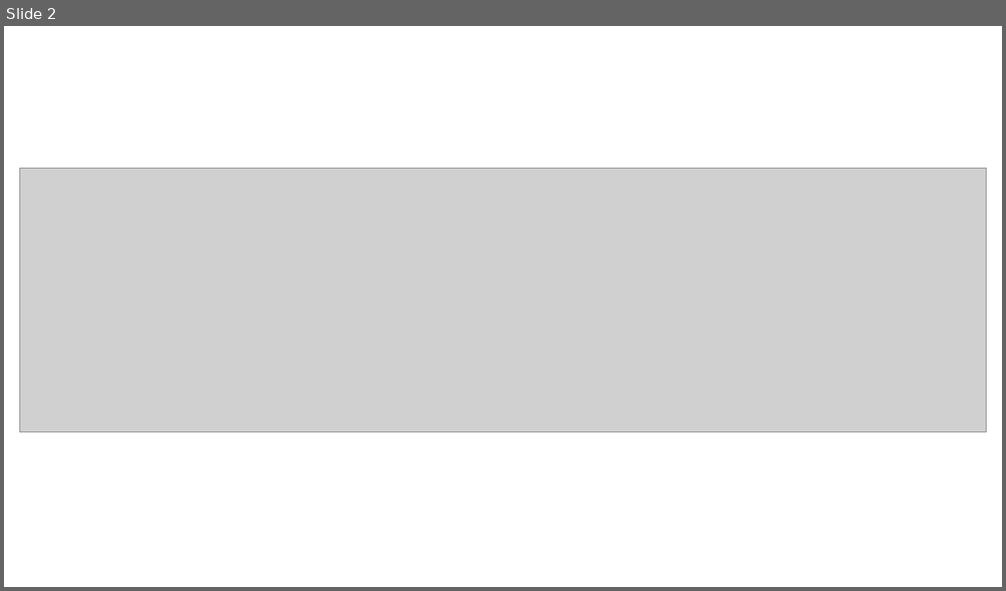
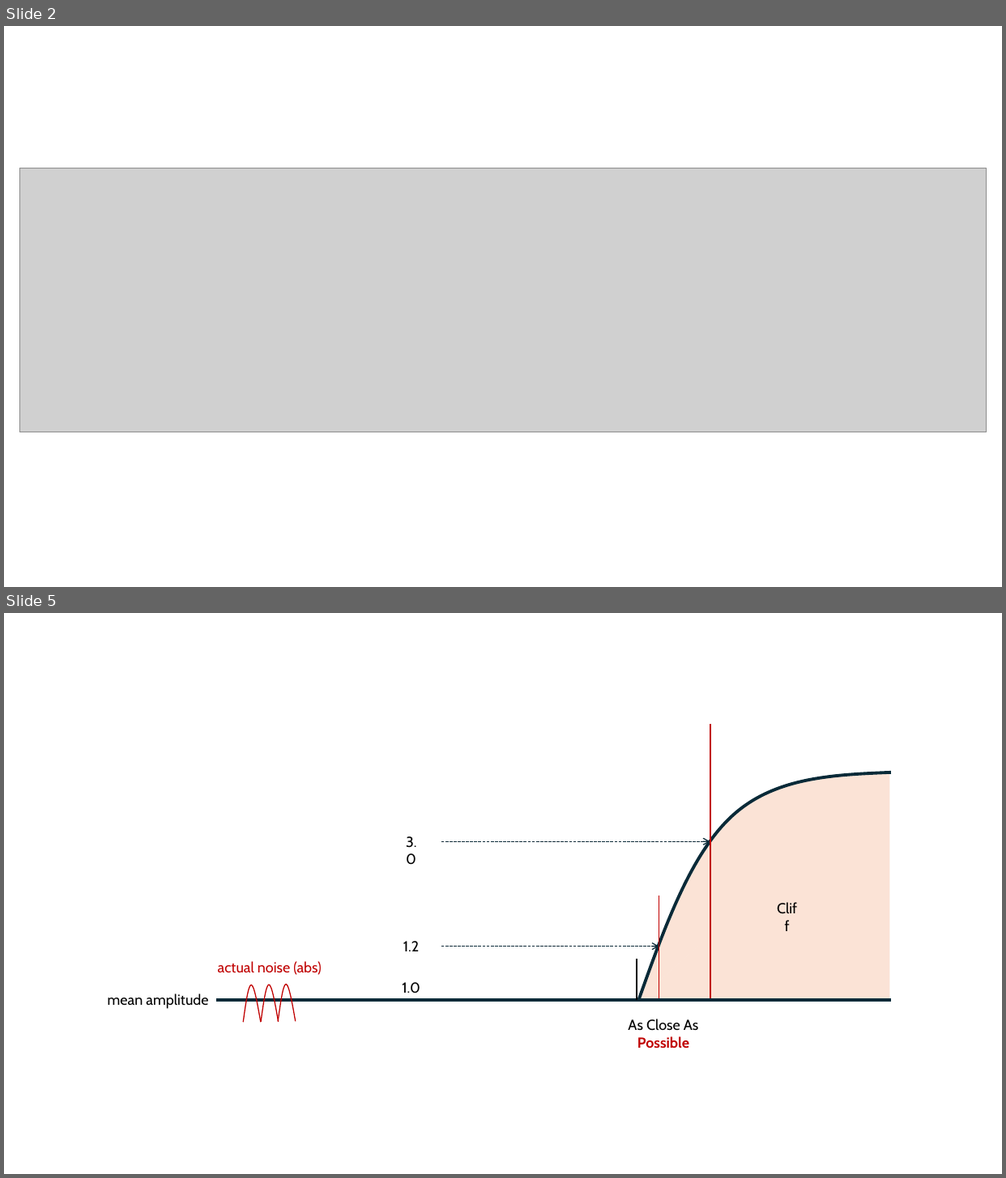
Before and after one commit to Paradeluxe/Praditor, a slide deck: illustration.pptx. Shown one above the other, each under a label of ours: slide 2 before the commit, slides 2 and 5 after it; the slides between them are not shown. The pictures are 1006x591 and 1006x1178 pixels, drawn with LibreOffice and Linux fonts; fonts in the diff are those of the drawing; grey boxes stand for pictures. Boxes give left, top, right and bottom in pixels: in the first picture for what was removed or moved away, otherwise in the second. Text is boxed around its words. In the diff, an @@ line names an element or a change of style, - is before the commit and + after.

```diff
--- a/illustration.pptx
+++ b/illustration.pptx
@@ slide 5 added at bbox=[4, 613, 1002, 1174], background #FFFFFF @@
@@ line added from (710, 724) to (710, 999), #C00000 1.5 pt @@
@@ freeform shape added at bbox=[639, 773, 891, 1000], fill #FBE3D6, outline #092A39 3 pt @@
@@ triangle added at bbox=[641, 773, 890, 999], fill #FBE3D6 @@
@@ text added at bbox=[406, 837, 416, 865], 14 pt, text #000000 @@
+3.0
@@ arrow added from (441, 841) to (710, 841), #092A39 1 pt dashed @@
@@ line added from (659, 896) to (659, 1000), #C00000 1.5 pt @@
@@ text added at bbox=[768, 896, 808, 922], 14 pt, text #000000 @@
+Cliff
@@ text added at bbox=[403, 941, 419, 952], 14 pt, text #000000 @@
+1.2
@@ arrow added from (441, 946) to (659, 946), #092A39 1 pt dashed @@
@@ text added at bbox=[218, 961, 322, 975], 14 pt, text #C00000 @@
+actual noise (abs)
@@ line added from (637, 959) to (637, 1000), #000000 1.5 pt @@
@@ text added at bbox=[108, 994, 208, 1009], 14 pt, text #000000 @@
+mean amplitude
@@ line added from (216, 1000) to (891, 1000), #092A39 3 pt @@
@@ freeform shape added at bbox=[244, 985, 261, 1023], outline #C00000 1 pt @@
@@ freeform shape added at bbox=[261, 985, 278, 1023], outline #C00000 1 pt @@
@@ freeform shape added at bbox=[278, 984, 296, 1022], outline #C00000 1 pt @@
@@ text added at bbox=[402, 982, 420, 994], 14 pt, text #000000 @@
+1.0
@@ text added at bbox=[628, 1019, 699, 1049], 14 pt, text #000000 @@
+As Close As Possible
```
Also in this commit, not shown: 11 other slides added, 2 other files.
